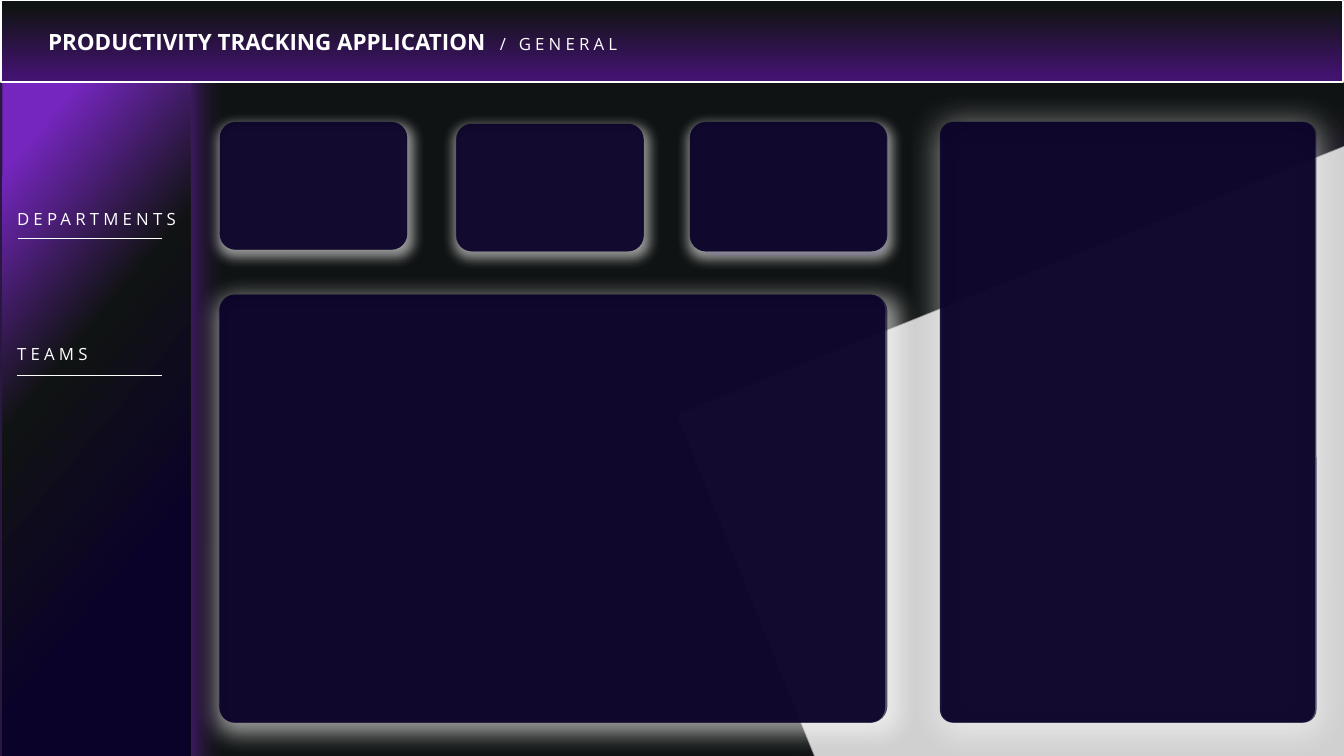
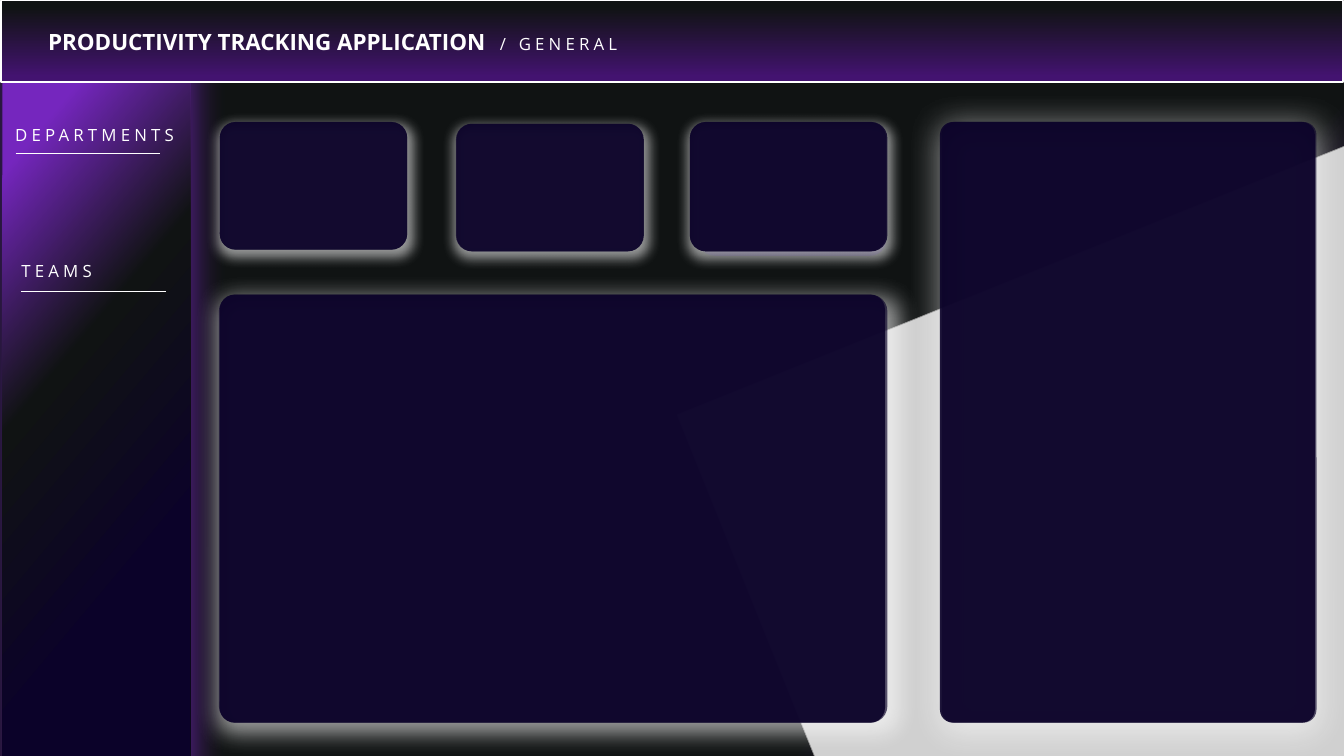
Before and after one commit to irenzim/DS2-Consulting, a slide deck: slide 1 of dasboard/design/app-backgrounds.pptx. Drawn at 1344x756 pixels with LibreOffice and Linux fonts; fonts in the diff are those of the drawing; grey boxes stand for pictures. Boxes give left, top, right and bottom in pixels: in the first picture for what was removed or moved away, otherwise in the second. Text is boxed around its words. In the diff, an @@ line names an element or a change of style, - is before the commit and + after.

```diff
--- a/dasboard/design/app-backgrounds.pptx
+++ b/dasboard/design/app-backgrounds.pptx
@@ text "DEPARTMENTS": place and size @@
-text "DEPARTMENTS" at [17, 210, 176, 231]
+text "DEPARTMENTS" at [15, 125, 174, 146]
@@ line moved from (17, 238) - (163, 238) to (15, 154) - (161, 154) @@
@@ text "TEAMS" rewrapped from [17, 348, 87, 360] to [21, 265, 91, 283] @@
@@ line moved from (17, 375) - (162, 375) to (21, 292) - (166, 292) @@
```
Also in this commit, not shown: 1 other slide changed, 2 other files.
